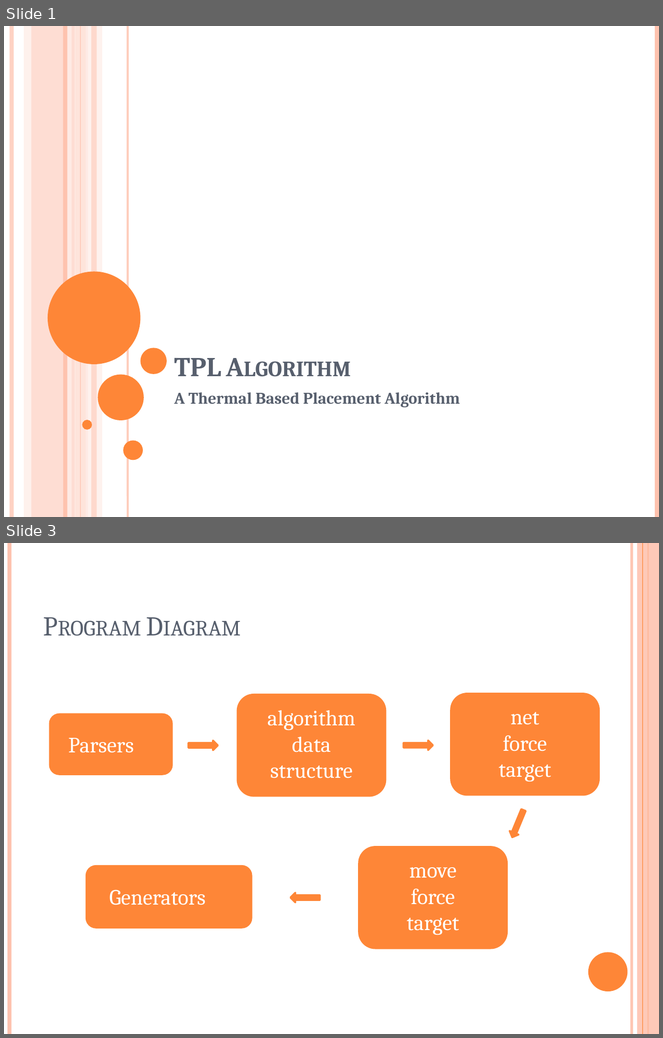
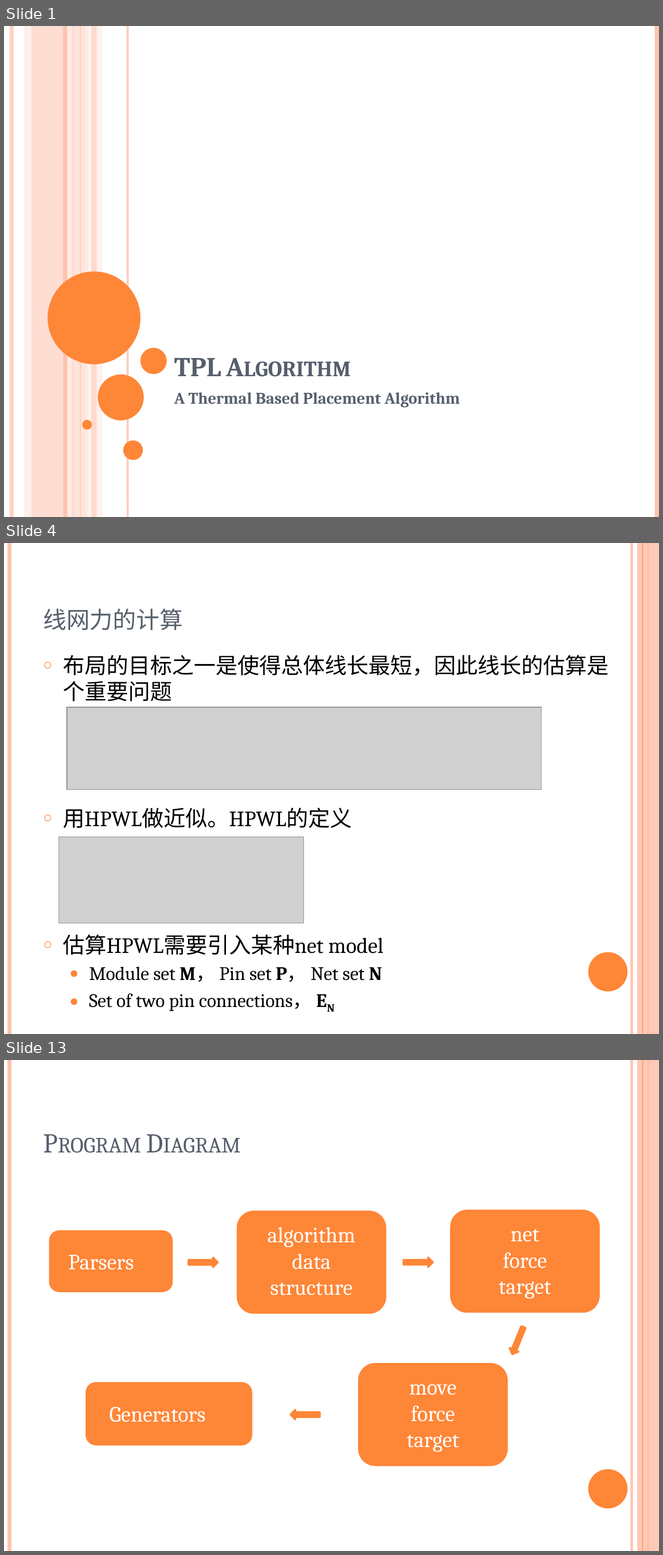
Before and after one commit to marcusgao94/TPL, a slide deck: doc/TPL.pptx. Shown one above the other, each under a label of ours: slides 1 and 3 before the commit, slides 1, 4 and 13 after it; the slides between them are not shown. The pictures are 663x1038 and 663x1555 pixels, drawn with LibreOffice and Linux fonts; fonts in the diff are those of the drawing; grey boxes stand for pictures. Boxes give left, top, right and bottom in pixels: in the first picture for what was removed or moved away, otherwise in the second. Text is boxed around its words. In the diff, an @@ line names an element or a change of style, - is before the commit and + after.

```diff
--- a/doc/TPL.pptx
+++ b/doc/TPL.pptx
@@ slide 4 added at (4,543,659,1034), background #FFFFFF; not listed: 6 template elements that a slide beside it also shows @@
@@ title added at (43,609,182,630), 32 pt, text #575F6D, small capitals @@
+线网力的计算
@@ text added at (63,655,609,1012), 24 pt, text #000000 @@
+○ 布局的目标之一是使得总体线长最短，因此线长的估算是个重要问题
+○ 用HPWL做近似。HPWL的定义
+○ 估算HPWL需要引入某种net model
+  ● Module set M， Pin set P， Net set N
+  ● Set of two pin connections， EN
@@ picture added at (67,707,541,790) @@
@@ picture added at (59,837,304,924) @@
@@ what was slide 3 is now slide 13 @@
```
Also in this commit, not shown: 1 slide changed, 10 other slides added, 10 slides removed.
